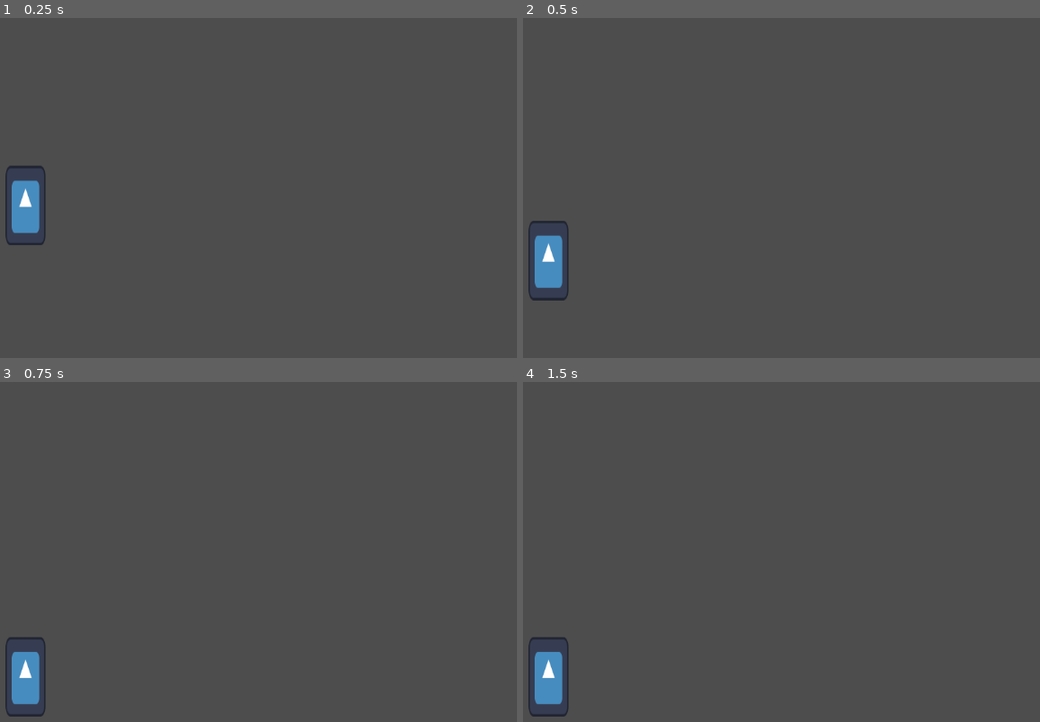
Above: before the commit, frames 1-4 (two rows, left to right).
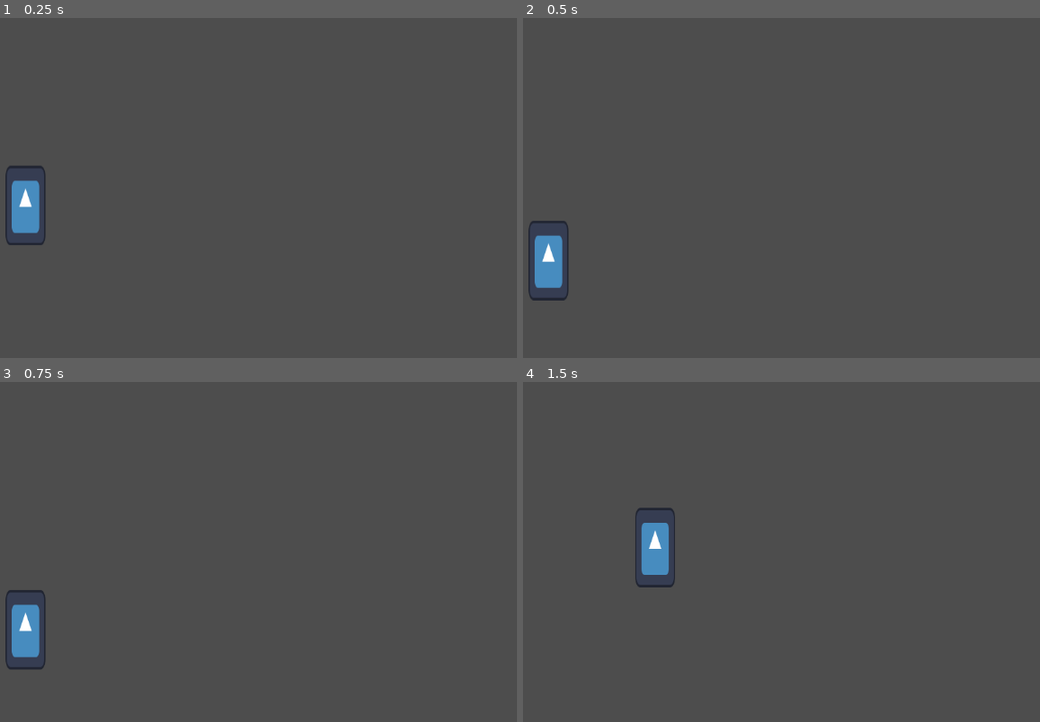
Above: after the commit, the same moments.

Repository: guco23/peladosntGGJ25
Game: Godot game, scene res://scenes/TestScene.tscn
The game is run twice, just before and just after one commit, with the same random seed, the same clock (stepped at 60 frames per second) and the same inputs. The engine's default icon, where the game draws it, is replaced by a stand-in: a white triangle on a blue panel in a dark square.
Inputs (mouse positions are in pixels of both pictures, inside the frame that each line leads up to):
- Up to frame 1 (0.25 s): no input
- Up to frame 2 (0.5 s): no input
- Up to frame 3 (0.75 s): move the mouse to (25, 630) at 0.52 s; click (25, 630) at 0.67 s
- Up to frame 4 (1.5 s): tap Enter at 1.25 s; move the mouse to (657, 548) at 1.27 s; click (657, 548) at 1.42 s

Frames 1-2 are identical in both runs. In frame 3, 1.8% of the frame differs, in the area x 1-9%, y 61-99%; in frame 4, 2.1%, in the area x 1-30%, y 36-99%.

Commit message:
extends node

Diff:
--- a/proyectogodot/scripts/GameManager.gd
+++ b/proyectogodot/scripts/GameManager.gd
@@ -1,3 +1,5 @@
+extends Node
+
 var score : int
 var difficulty : int
 var agitation : int
--- a/proyectogodot/scripts/lata.gd
+++ b/proyectogodot/scripts/lata.gd
@@ -1,18 +1,23 @@
 extends RigidBody2D
 
+var isPicked : bool
 
 # Called when the node enters the scene tree for the first time.
 func _ready() -> void:
+	isPicked = false
 	pass # Replace with function body.
 
 
 # Called every frame. 'delta' is the elapsed time since the previous frame.
 func _process(delta: float) -> void:
-	pass
+	if isPicked:
+		position = get_viewport().get_mouse_position()
 
 
-func _on_input_event(viewport: Node, event: InputEvent, shape_idx: int) -> void:
-	print_debug("lata input")
+func _input(event):
+	if event is InputEventMouseButton and event.pressed:
+		isPicked = true;
+
 
 
 func _on_body_entered(body: Node) -> void:
